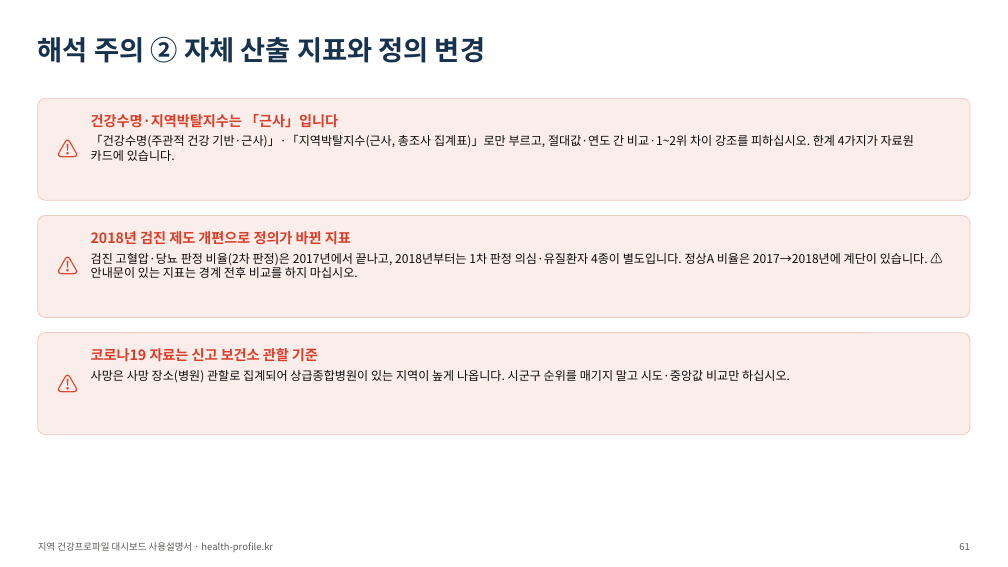
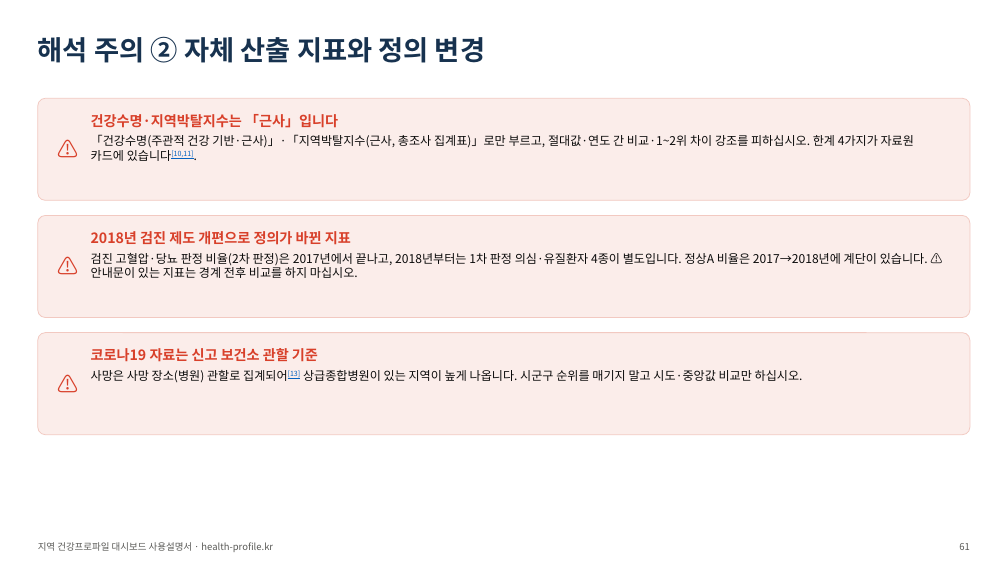
Before and after one commit to soonryu74/soonryu74.github.io, a slide deck: slide 61 of health-dashboard/docs/지역건강프로파일_대시보드_사용설명서_v1.pptx. Drawn at 1008x567 pixels with LibreOffice and Linux fonts; fonts in the diff are those of the drawing. Boxes give left, top, right and bottom in pixels: in the first picture for what was removed or moved away, otherwise in the second. Text is boxed around its words. In the diff, an @@ line names an element or a change of style, - is before the commit and + after.

```diff
--- a/health-dashboard/docs/지역건강프로파일_대시보드_사용설명서_v1.pptx
+++ b/health-dashboard/docs/지역건강프로파일_대시보드_사용설명서_v1.pptx
@@ text at [91,134,914,161]: text changed @@
-「건강수명(주관적 건강 기반·근사)」·「지역박탈지수(근사, 총조사 집계표)」로만 부르고, 절대값·연도 간 비교·1~2위 차이 강조를 피하십시오. 한계 4가지가 자료원 카드에 있습니다.
+「건강수명(주관적 건강 기반·근사)」·「지역박탈지수(근사, 총조사 집계표)」로만 부르고, 절대값·연도 간 비교·1~2위 차이 강조를 피하십시오. 한계 4가지가 자료원 카드에 있습니다[10,11].
@@ text at [91,370,803,382]: text changed @@
-사망은 사망 장소(병원) 관할로 집계되어 상급종합병원이 있는 지역이 높게 나옵니다. 시군구 순위를 매기지 말고 시도·중앙값 비교만 하십시오.
+사망은 사망 장소(병원) 관할로 집계되어[13] 상급종합병원이 있는 지역이 높게 나옵니다. 시군구 순위를 매기지 말고 시도·중앙값 비교만 하십시오.
```
Also in this commit, not shown: 17 other slides changed, 2 slides added, 30 other files.
